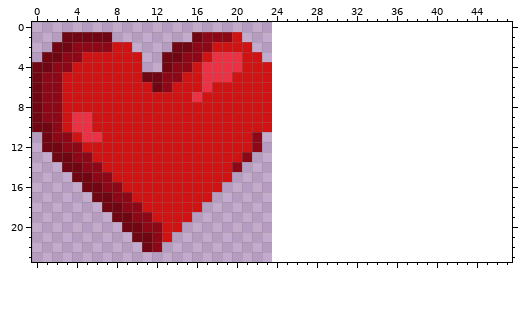
File history of a pixel-art sprite, Project/assets/heart.png. Above, as it was before the edit.
The file is 24x24 pixels. Colours within 5 levels of each other are drawn and written as one. The old version is drawn lined up with the new one, on the new canvas.
After the commit:
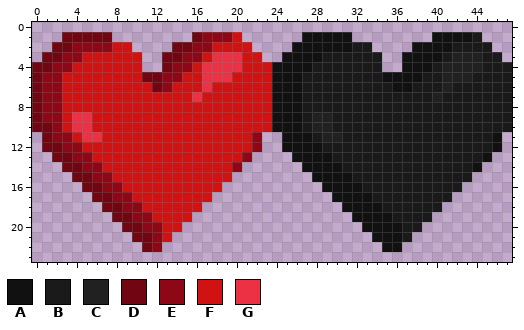
Palette (. is transparent): A #111111  B #1a1a1a  C #212121  D #710612  E #8e0716  F #d11212  G #eb3143
Diff:
canvas 24x24 -> 48x24
Colour A is added in row 1 at x 27 to 31 and 40 to 43; in row 2 at x 26 to 31 and 38 to 41; in row 3 at x 25 to 28 and 37 to 40; in row 4 at x 24 to 27 and 37 to 39; in row 5 at x 24 to 26 and 35 to 38; in row 6 at x 24 to 26 and 36 to 37.
Colour A is added in rows 7 to 10 at x 24 to 26; in row 11 at x 25 to 27 and 46; in row 12 at x 25 to 28 and 46; in row 13 at x 26 to 29 and 45; in row 14 at x 27 to 30 and 44; in row 15 at x 28 to 31.
Colour A is added in row 16 at x 29 to 32; in row 17 at x 30 to 33; in row 18 at x 31 to 34; in row 19 at x 32 to 35; in row 20 at x 33 to 36; in row 21 at x 34 to 36.
Colour A is added in row 22 at x 35 to 36.
Colour B is added in row 1 at x 44; in row 2 at x 32 to 33 and 42 to 45; in row 3 at x 29 to 34, 41 and 45 to 46; in row 4 at x 28 to 34, 40 and 45 to 47; in row 5 at x 27 to 34, 39 to 40 and 44 to 47; in row 6 at x 27 to 35, 38 to 40 and 42 to 47.
Colour B is added in row 7 at x 27 to 39 and 41 to 47; in row 8 at x 27 to 47; in rows 9 to 10 at x 27 and 30 to 47; in row 11 at x 28 and 31 to 45; in row 12 at x 29 to 45; in row 13 at x 30 to 44.
Colour B is added in row 14 at x 31 to 43; in row 15 at x 32 to 43; in row 16 at x 33 to 42; in row 17 at x 34 to 41; in row 18 at x 35 to 40; in row 19 at x 36 to 39.
Colour B is added in row 20 at x 37 to 38; in row 21 at x 37.
Colour C is added in row 3 at x 42 to 44; in row 4 at x 41 to 44; in row 5 at x 41 to 43; in row 6 at x 41; in row 7 at x 40; in rows 9 to 10 at x 28 to 29.
Colour C is added in row 11 at x 29 to 30.
Where, in picture pixels (left, top, right, bottom), the same in both pictures:
added: (272, 32, 512, 252)
